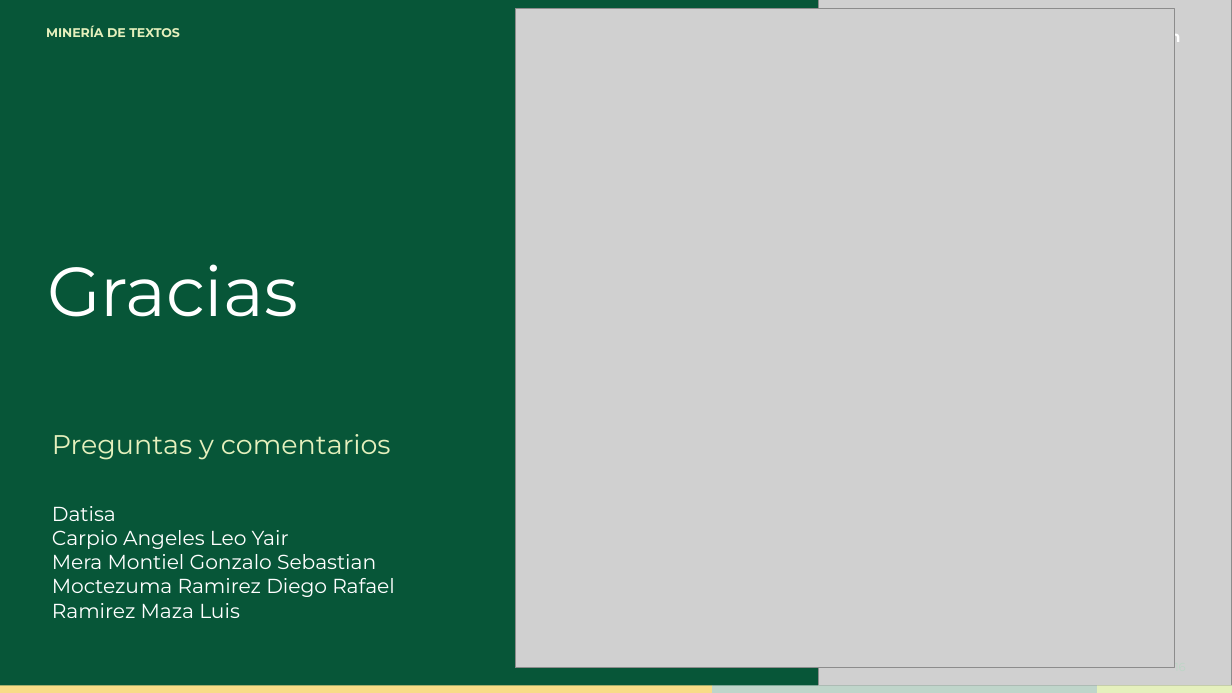
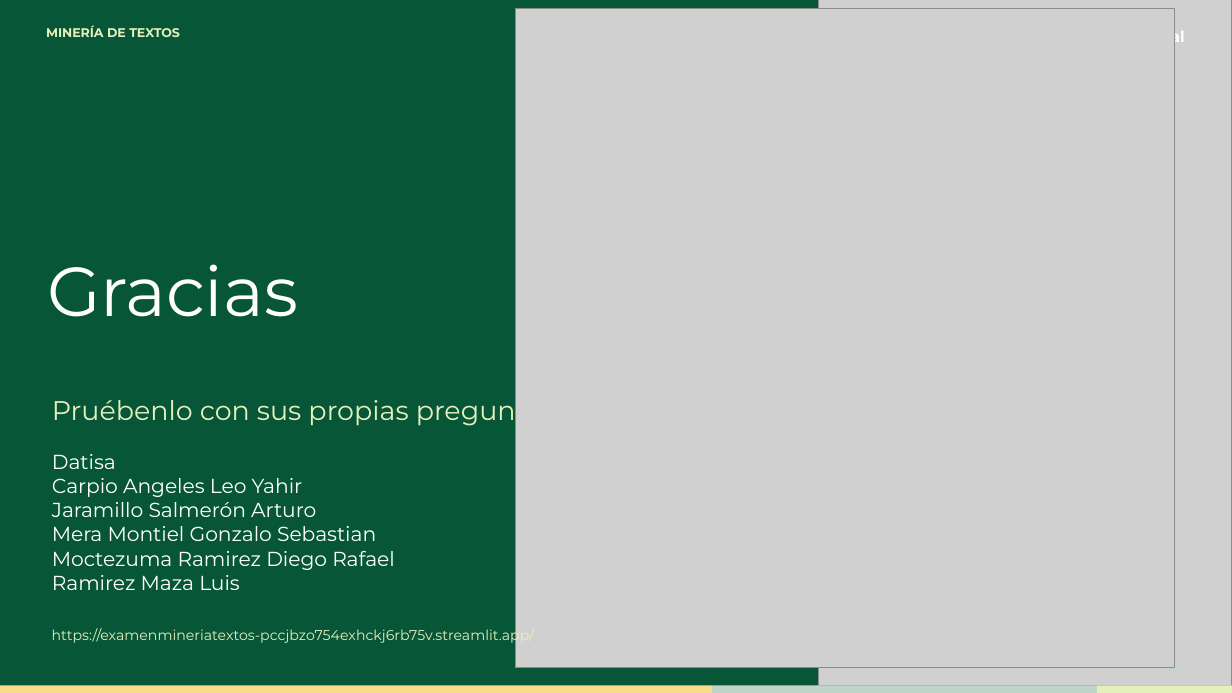
Before and after one commit to DiegoMoctezuma/Examen_Mineria_Textos, a slide deck: slide 20 of laminas/Presentacion_Mineria_de_Textos_v2.pptx (slide 16 before the commit). Drawn at 1232x693 pixels with LibreOffice and Linux fonts; fonts in the diff are those of the drawing; grey boxes stand for pictures. Boxes give left, top, right and bottom in pixels: in the first picture for what was removed or moved away, otherwise in the second. Text is boxed around its words. In the diff, an @@ line names an element or a change of style, - is before the commit and + after.

```diff
--- a/laminas/Presentacion_Mineria_de_Textos_v2.pptx
+++ b/laminas/Presentacion_Mineria_de_Textos_v2.pptx
@@ text at bbox=[1149, 28, 1184, 47]: text changed @@
-Examen
+Proyecto final
@@ text at bbox=[52, 394, 556, 427]: text changed @@
-Preguntas y comentarios
+Pruébenlo con sus propias preguntas
@@ text "Datisa": place and size @@
-text "Datisa" at bbox=[52, 506, 395, 618]
+text "Datisa" at bbox=[52, 454, 395, 590]
@@ text at bbox=[52, 478, 316, 517]: text changed @@
-Carpio Angeles Leo Yair
+Carpio Angeles Leo Yahir
+Jaramillo Salmerón Arturo
@@ text added at bbox=[52, 626, 534, 644], 11 pt, text #E5F0BD @@
+https://examenmineriatextos-pccjbzo754exhckj6rb75v.streamlit.app/
```
Also in this commit, not shown: 1 other slide changed, 14 slides added, 10 slides removed.
